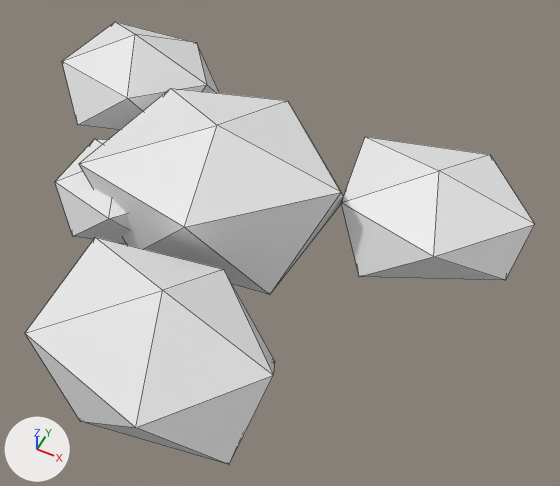
Two versions of the FBX model Assets/NoHesi/Models/EnvPack/RockPile.fbx, one commit apart.
Before and after are seen from a 50 mm camera at (0.499, -0.763, 0.936) aimed at (0.141, -0.047, 0.041). Arrows for +X, +Y and +Z are at lower left; the lights stay in place. The first picture is the older version. Mesh edges are drawn as thin lines. Materials are left out; every surface is plain grey. Objects named as collision shapes, trigger or cutter boxes, shadow casters or lower levels of detail are left out. Where no turn or scale is listed for an object, it has been applied to the vertices.

Before the edit, the objects in view are built like this:
```python
me_rockpile_lod0 = bpy.data.meshes.new('RockPile_LOD0')
me_rockpile_lod0.from_pydata(...)  # 60 vertices, 100 faces; spans x -0.435..0.484, y -0.437..0.31, z -0.053..0.2
me_rockpile_lod0.materials.append(mat_ev_palette)
ob_rockpile_lod0 = bpy.data.objects.new('RockPile_LOD0', me_rockpile_lod0)
ob_rockpile_lod0.location = (0.0, 0.0, 0.0)
```
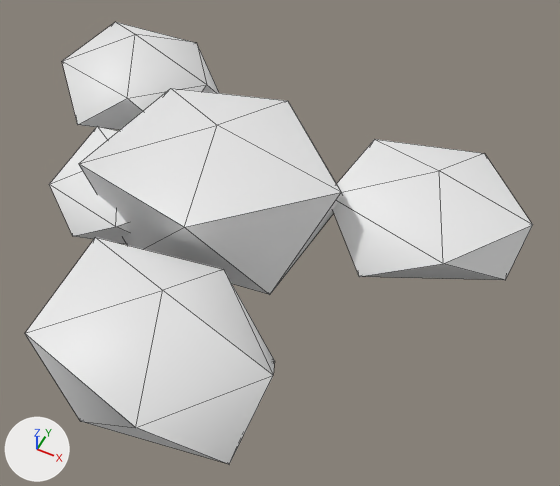
Patch to the scene script:
```diff
--- a/Assets/NoHesi/Models/EnvPack/RockPile.fbx.py
+++ b/Assets/NoHesi/Models/EnvPack/RockPile.fbx.py
@@ me_rockpile_lod0 @@
 # used by ob_rockpile_lod0; location = (0.0, 0.0, 0.0)
-me_rockpile_lod0.from_pydata(...)  # 60 vertices, 100 faces; spans x -0.435..0.484, y -0.437..0.31, z -0.053..0.2
-me_rockpile_lod0.vertices[12].co = (0.321, 0.114, -0.053)
-me_rockpile_lod0.vertices[18].co = (0.371, -0.017, 0.096)  # pixel (433, 256)
-me_rockpile_lod0.vertices[19].co = (0.207, 0.032, 0.088)  # pixel (341, 202)
-me_rockpile_lod0.vertices[20].co = (0.181, 0.191, 0.088)  # pixel (365, 136)
-me_rockpile_lod0.vertices[21].co = (0.382, 0.225, 0.102)  # pixel (490, 154)
-me_rockpile_lod0.vertices[22].co = (0.484, 0.114, 0.093)  # pixel (534, 224)
-me_rockpile_lod0.vertices[53].co = (-0.031, 0.015, 0.001)
-me_rockpile_lod0.vertices[54].co = (-0.091, -0.158, 0.09)  # pixel (108, 218)
-me_rockpile_lod0.vertices[55].co = (-0.229, -0.114, 0.071)  # pixel (54, 181)
-me_rockpile_lod0.vertices[56].co = (-0.234, 0.001, 0.07)  # pixel (94, 138)
-me_rockpile_lod0.vertices[58].co = (0.003, -0.053, 0.094)
+me_rockpile_lod0.from_pydata(...)  # 60 vertices, 100 faces; spans x -0.435..0.482, y -0.437..0.31, z -0.051..0.2
+# me_rockpile_lod0 part 1
+me_rockpile_lod0.vertices[12].co = (0.324, 0.114, -0.049)
+me_rockpile_lod0.vertices[18].co = (0.387, -0.016, 0.088)  # pixel (443, 263)
+me_rockpile_lod0.vertices[19].co = (0.181, 0.036, 0.088)
+me_rockpile_lod0.vertices[20].co = (0.202, 0.177, 0.102)  # pixel (374, 139)
+me_rockpile_lod0.vertices[21].co = (0.371, 0.239, 0.089)  # pixel (484, 153)
+me_rockpile_lod0.vertices[22].co = (0.482, 0.108, 0.096)  # pixel (532, 224)
+me_rockpile_lod0.vertices[53].co = (-0.027, 0.004, 0.02)
+me_rockpile_lod0.vertices[54].co = (-0.085, -0.153, 0.071)  # pixel (115, 226)
+me_rockpile_lod0.vertices[55].co = (-0.234, -0.123, 0.07)  # pixel (49, 184)
+me_rockpile_lod0.vertices[56].co = (-0.229, 0.009, 0.094)  # pixel (97, 126)
+me_rockpile_lod0.vertices[58].co = (-0.007, -0.047, 0.071)
+# me_rockpile_lod0 part 2: edges marked sharp go from 0 to 80
```

Changed parts and their boxes (x1, y1, x2, y2) in the pictures (560 x 486 px; the box of a moved part takes in the faces that stretch with it):
'RockPile_LOD0', reshaped
    before: (25, 22, 535, 464)
    after: (25, 22, 533, 464)
part 1 of me_rockpile_lod0, moved or reshaped
    before: (55, 137, 535, 280)
    after: (49, 126, 533, 280)
part 2 of me_rockpile_lod0, shading changed
    both: (51, 23, 533, 457)
